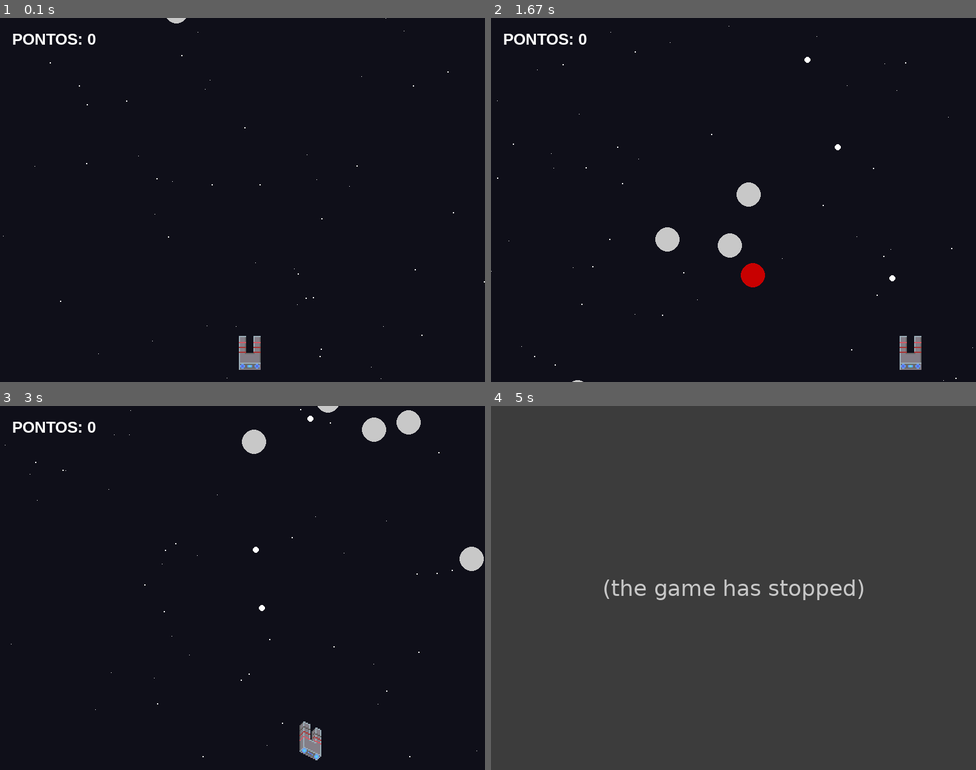
Above: before the commit, frames 1-4 (two rows, left to right).
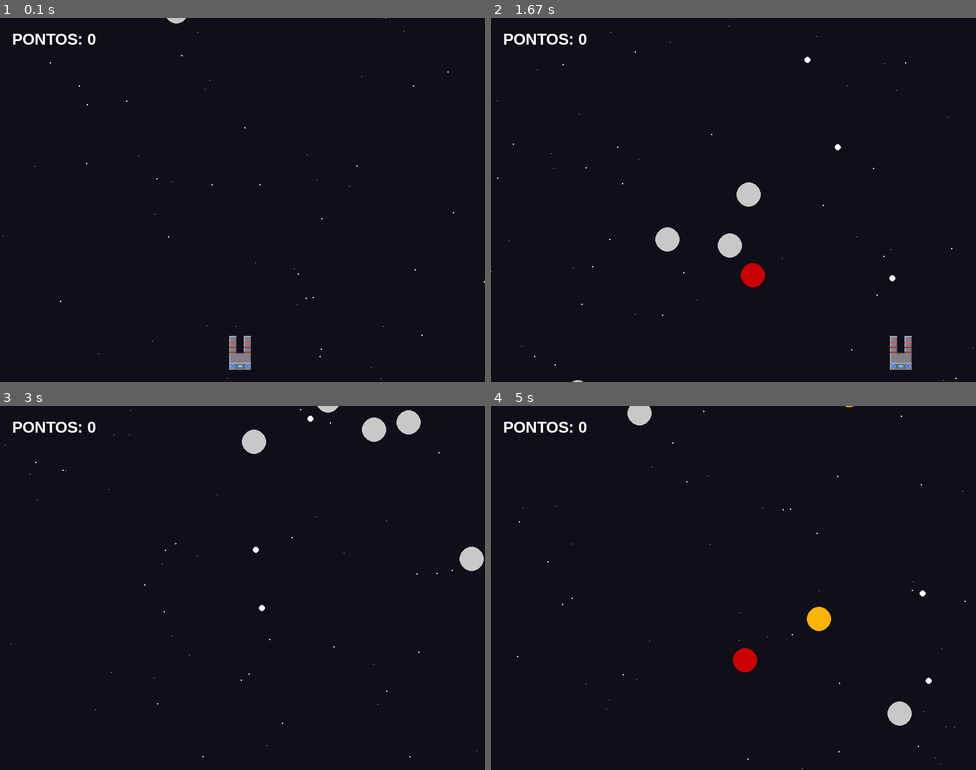
Above: after the commit, the same moments.

Repository: jeser-cavali/projeto-pygame
Game: pygame game, started from Main.py
The game is run twice, just before and just after one commit, with the same random seed, the same clock (stepped at 60 frames per second) and the same inputs.
Inputs:
- Up to frame 1 (0.1 s): no input
- Up to frame 2 (1.67 s): tap Space at 0.33, 0.73, 1.03, 1.23, 1.53 s; hold Right 0.67-1.13 s; hold Right 1.17-1.63 s
- Up to frame 3 (3 s): hold Left 1.67-2.2 s; tap Space at 1.73, 2.03, 2.3, 2.6, 2.73 s; hold Left 2.23-2.63 s; hold Right from 2.67 s (still down)
- Up to frame 4 (5 s): tap Space at 3.03, 3.4, 3.7, 3.9, 4.2, 4.4, 4.7, 4.9 s; release Right at 3.3 s; hold Left 3.33-3.8 s; hold Right 3.83-4.3 s; hold Right 4.33-4.8 s; hold Left from 4.83 s (still down)

The runs differ from the first frame. In frame 1, 0.5% of the frame differs, in the area x 47-54%, y 87-97%; in frame 2, 0.5%; in frame 3, 0.4%; in frame 4, 100%, in the area x 0-100%, y 0-100%.
Before the commit the program exited at 4.97 s; later frames show no game.

Commit message:
efeito de hit

Diff:
--- a/Main.py
+++ b/Main.py
@@ -51,8 +51,9 @@
 
     #TODO Verificación de colisiones
     for asteroide in asteroides:
-        if nave.rect.colliderect(asteroide.rect):
+        if nave.rect.colliderect(asteroide.rect) and not nave.imortal:
             nave.hits += 1
+            nave.turn_imortal()
             asteroide.iniciar_status()
             if nave.hits == 3 :
                 print("¡Game Over! La nave fue destruida por un asteroide.")
--- a/Nave.py
+++ b/Nave.py
@@ -20,6 +20,11 @@
 
         self.hits = 0
 
+        self.imortal = False
+        self.imortal_trigger = 0
+        self.visible = True
+        self.last_transition = 0
+
         self.complex_sprites = [
             [
                 [
@@ -150,27 +155,51 @@
                 self.tiros.remove(tiro)
 
     def atualizar_frame(self):
-        if (pygame.time.get_ticks() - self.intervalo_frames) >= 200:
-            self.intervalo_frames = pygame.time.get_ticks()
-            if self.sprite_frame != 3:
-                self.sprite_frame += 1
+        if not self.imortal:
+            if (pygame.time.get_ticks() - self.intervalo_frames) >= 200:
+                self.intervalo_frames = pygame.time.get_ticks()
+                if self.sprite_frame != 3:
+                    self.sprite_frame += 1
+                else:
+                    self.sprite_frame = 0
+
+    def turn_imortal(self):
+        self.imortal = True
+        self.imortal_trigger = pygame.time.get_ticks()
+        self.switch_visibility()
+        self.last_transition = pygame.time.get_ticks()
+
+    def switch_visibility(self):
+        if self.visible:
+            self.visible = False
+        else:
+            self.visible = True
+
+    def flash(self):
+        if self.imortal:
+            if (pygame.time.get_ticks() - self.imortal_trigger) >= 700:
+                self.imortal = False
+                self.visible = True
             else:
-                self.sprite_frame = 0
+                if (pygame.time.get_ticks() - self.last_transition) >= 100:
+                    self.switch_visibility()
+                    self.last_transition = pygame.time.get_ticks()
 
     def atualizar(self):
         self.mover()
         self.atualizar_tiros()
         self.atualizar_frame()
+        self.flash()
 
     def desenhar(self, tela):
-        if self.sprites:
-            tela.blit(self.complex_sprites[self.current_sprite][self.hits][self.sprite_frame], (self.rect.x, self.rect.y))
-        else:
+        if self.sprites and self.visible == True:
+            tela.blit(self.complex_sprites[self.current_sprite][self.hits][self.sprite_frame], (self.rect.x - 16, self.rect.y))
+        #else:
             # Dibuja un triángulo verde si no hay imágenes cargadas
-            ponto_topo = (self.rect.centerx, self.rect.top)
-            ponto_esq = (self.rect.left, self.rect.bottom)
-            ponto_dir = (self.rect.right, self.rect.bottom)
-            pygame.draw.polygon(tela, self.cor, [ponto_topo, ponto_esq, ponto_dir])
+            #ponto_topo = (self.rect.centerx, self.rect.top)
+            #ponto_esq = (self.rect.left, self.rect.bottom)
+            #ponto_dir = (self.rect.right, self.rect.bottom)
+            #pygame.draw.polygon(tela, self.cor, [ponto_topo, ponto_esq, ponto_dir])
 
         for tiro in self.tiros:
             tiro.desenhar(tela)
